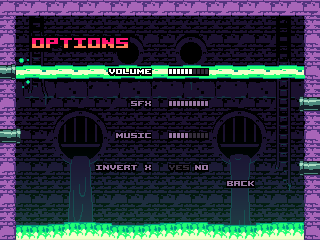
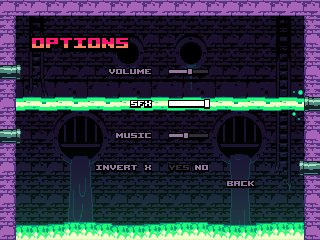
Revision of a layered 320 × 240 image; what changed, layer by layer:
hid group "TOP PIPE" (8 layers) over [left=0, top=58, right=320, bottom=140]
renamed "Layer 2" to "VOLUME", painted on it over [left=108, top=68, right=209, bottom=76]
showed group "MIDDLE PIPE" (6 layers) over [left=0, top=64, right=320, bottom=140]
added layer "Layer 8 copy" in group "MIDDLE PIPE" over [left=168, top=99, right=210, bottom=109]
renamed "Layer 1" to "SFX", painted on it over [left=131, top=100, right=209, bottom=108]
painted on "VOLUME" (2nd of 2, in "options") over [left=168, top=68, right=209, bottom=76]
added layer "bar 2" (2nd of 2, in "options") in group "options" over [left=169, top=100, right=210, bottom=108]
painted on "SFX" (2nd of 2, in "options") over [left=169, top=100, right=209, bottom=107]
added layer "Layer 7" in group "options" over [left=168, top=132, right=209, bottom=140]
painted on "MUSIC" over [left=168, top=132, right=209, bottom=140]
